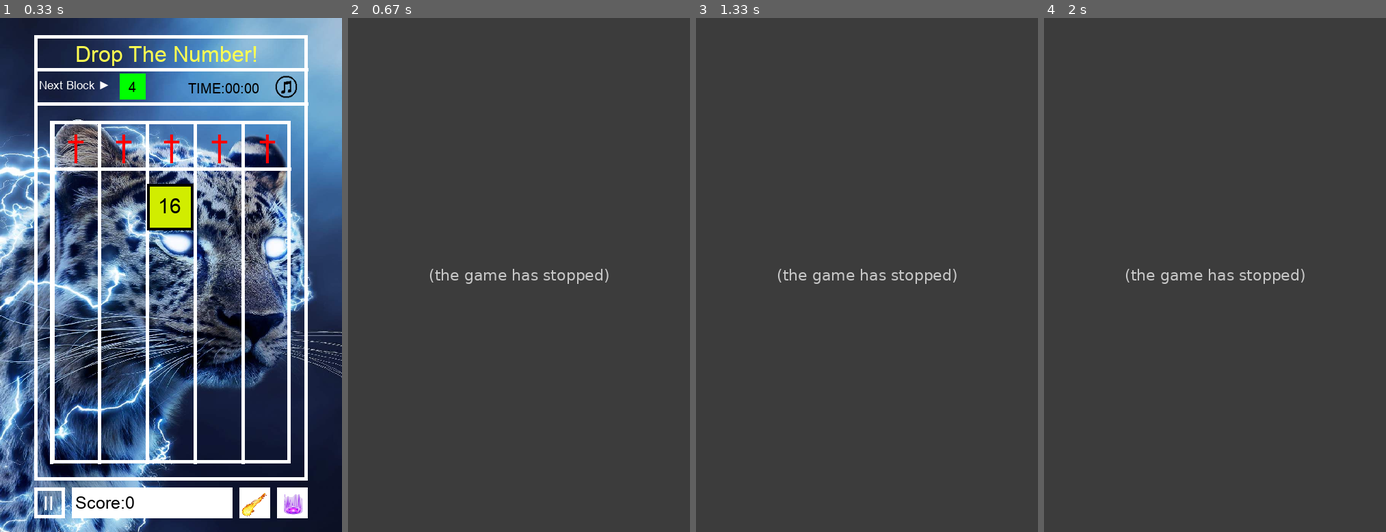
Above: before the commit, frames 1-4 (left to right).
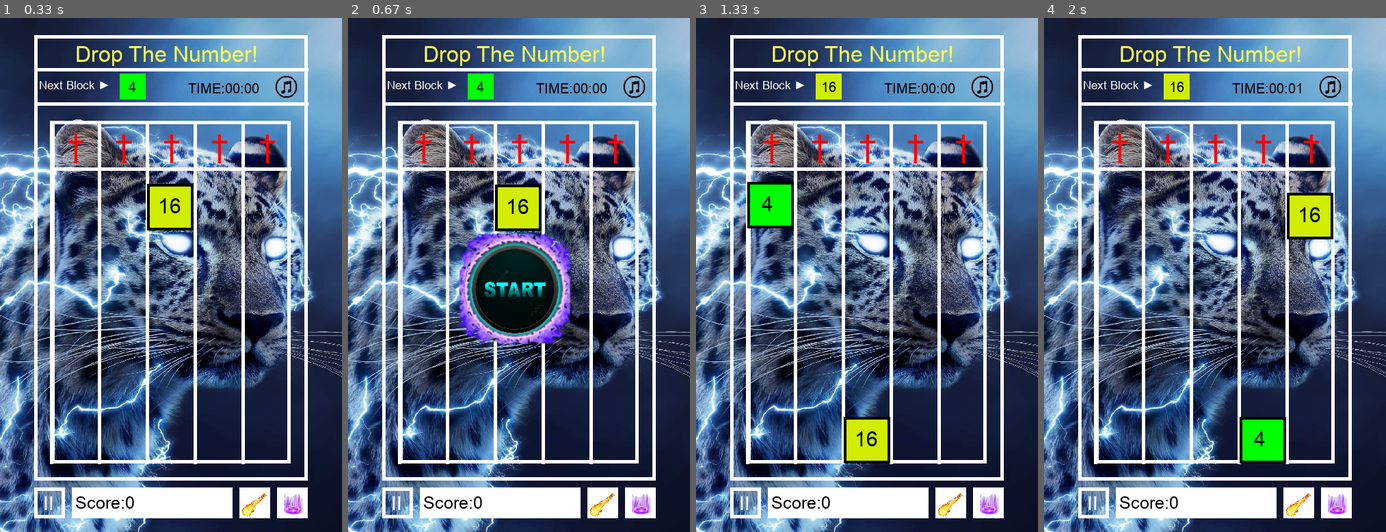
Above: after the commit, the same moments.

Repository: Allen-wa-ng/09170134githw1
Game: pygame game, started from game.py
Two runs of this game, one before a commit and one after it. Both use one fixed random seed, a clock stepped at 60 frames per second and the inputs below.
Inputs (mouse positions are in pixels of both pictures, inside the frame that each line leads up to):
- Up to frame 1 (0.33 s): no input
- Up to frame 2 (0.67 s): tap Enter at 0.33 s
- Up to frame 3 (1.33 s): click (867, 310) at 0.72 s; click "16" at 1.05 s
- Up to frame 4 (2 s): click (1256, 321) at 1.38 s; click (1334, 501) at 1.72 s

Frame 1 is identical in both runs. In frame 2, 98% of the frame differs, in the area x 0-100%, y 0-100%; in frame 3, 98%; in frame 4, 98%.
Error before the commit: NameError: name 'tryToPause' is not defined (game.py line 656); the game stopped at 0.33 s (later frames are placeholders)

Commit message:
Add missed function.

Diff:
--- a/game.py
+++ b/game.py
@@ -591,6 +591,13 @@
     pygame.draw.rect(screen, black, (160,430,185,40), 5)
     drawText('Quit','arial.ttf',25,black,(225,435))
     pygame.display.update()
+
+# Pause if it is not gameOver yet
+def tryToPause():
+    global pause
+    global gameOver
+    if not gameOver:
+        pause = not pause
 
 resetGame()
 
